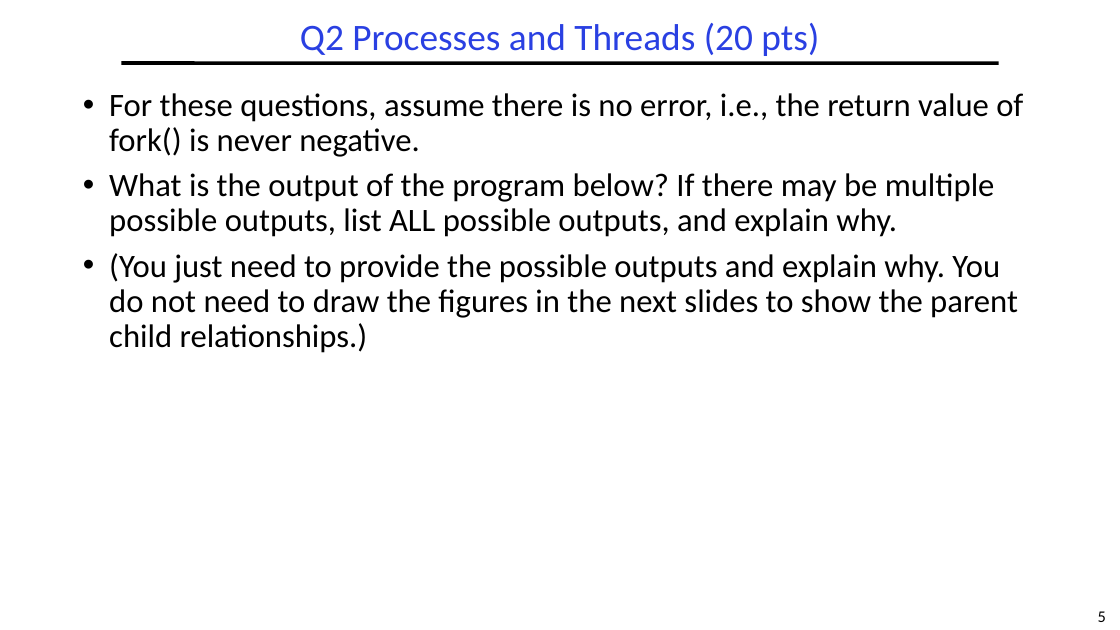
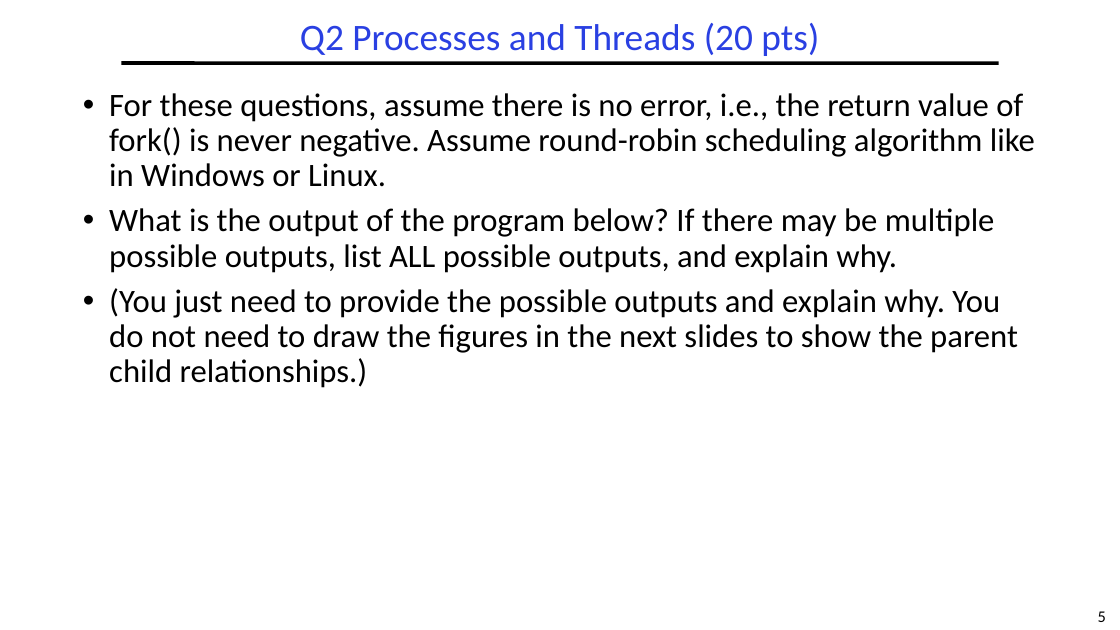
Before and after one commit to guhofstra/CSC256Fa25, a slide deck: slide 5 of PPTs/Exam/OS MidtermExam ANS Sp2025.pptx. Drawn at 1120x630 pixels with LibreOffice and Linux fonts; fonts in the diff are those of the drawing. Boxes give left, top, right and bottom in pixels: in the first picture for what was removed or moved away, otherwise in the second. Text is boxed around its words. In the diff, an @@ line names an element or a change of style, - is before the commit and + after.

```diff
--- a/PPTs/Exam/OS MidtermExam ANS Sp2025.pptx
+++ b/PPTs/Exam/OS MidtermExam ANS Sp2025.pptx
@@ text at (x1=109, y1=93, x2=1035, y2=187): text changed @@
-• For these questions, assume there is no error, i.e., the return value of fork() is never negative.
+• For these questions, assume there is no error, i.e., the return value of fork() is never negative. Assume round-robin scheduling algorithm like in Windows or Linux.
```
Also in this commit, not shown: 9 other slides changed, 1 other file.
